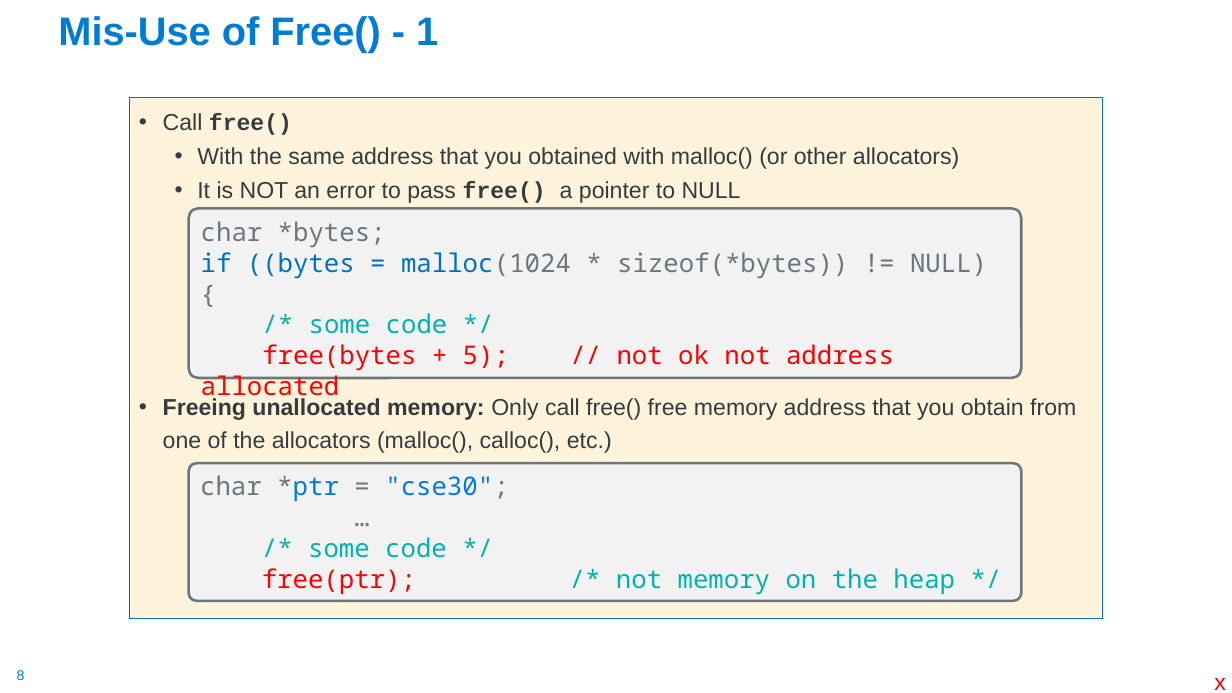
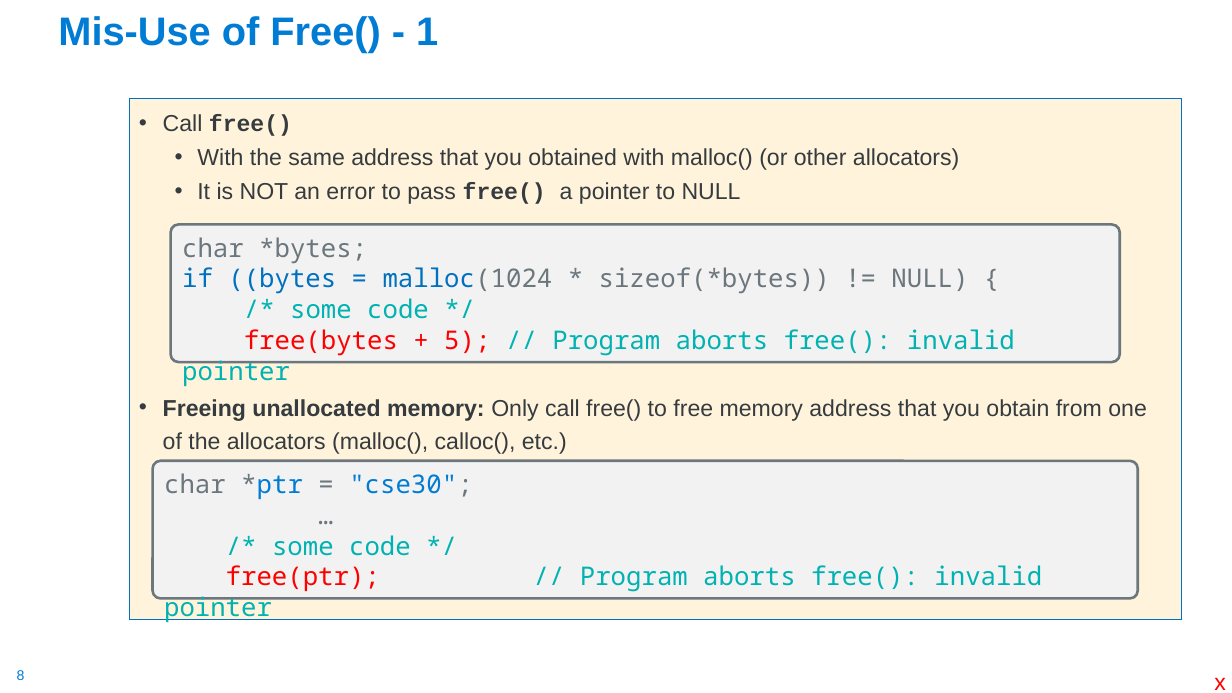
Before and after one commit to cse30-sp24/Muller-Slides, a slide deck: slide 8 of 03-C-Part3.pptx. Drawn at 1232x693 pixels with LibreOffice and Linux fonts; fonts in the diff are those of the drawing. Boxes give left, top, right and bottom in pixels: in the first picture for what was removed or moved away, otherwise in the second. Text is boxed around its words. In the diff, an @@ line names an element or a change of style, - is before the commit and + after.

```diff
--- a/03-C-Part3.pptx
+++ b/03-C-Part3.pptx
@@ text "Call free()": place and size @@
-text "Call free()" at bbox=[129, 97, 1103, 619]
+text "Call free()" at bbox=[129, 98, 1182, 620]
@@ rounded rectangle "char *bytes;": place and size @@
-rounded rectangle "char *bytes;" at bbox=[189, 208, 1021, 378]
+rounded rectangle "char *bytes;" at bbox=[171, 225, 1120, 362]
@@ text in rounded rectangle at bbox=[244, 329, 1015, 356]: text changed; text colour #FF0000 to #00B2B1 @@
-free(bytes + 5); // not ok not address allocated
+free(bytes + 5); // Program aborts free(): invalid pointer
@@ text at bbox=[163, 399, 1147, 454]: text changed @@
-• Freeing unallocated memory: Only call free() free memory address that you obtain from one of the allocators (malloc(), calloc(), etc.)
+• Freeing unallocated memory: Only call free() to free memory address that you obtain from one of the allocators (malloc(), calloc(), etc.)
@@ rounded rectangle "char *ptr = "cse30";": place and size @@
-rounded rectangle "char *ptr = "cse30";" at bbox=[189, 463, 1021, 601]
+rounded rectangle "char *ptr = "cse30";" at bbox=[152, 461, 1138, 599]
@@ text in rounded rectangle at bbox=[226, 565, 1042, 592]: text changed @@
-free(ptr); /* not memory on the heap */
+free(ptr); // Program aborts free(): invalid pointer
```
Also in this commit, not shown: 14 other slides changed, 5 other files.
